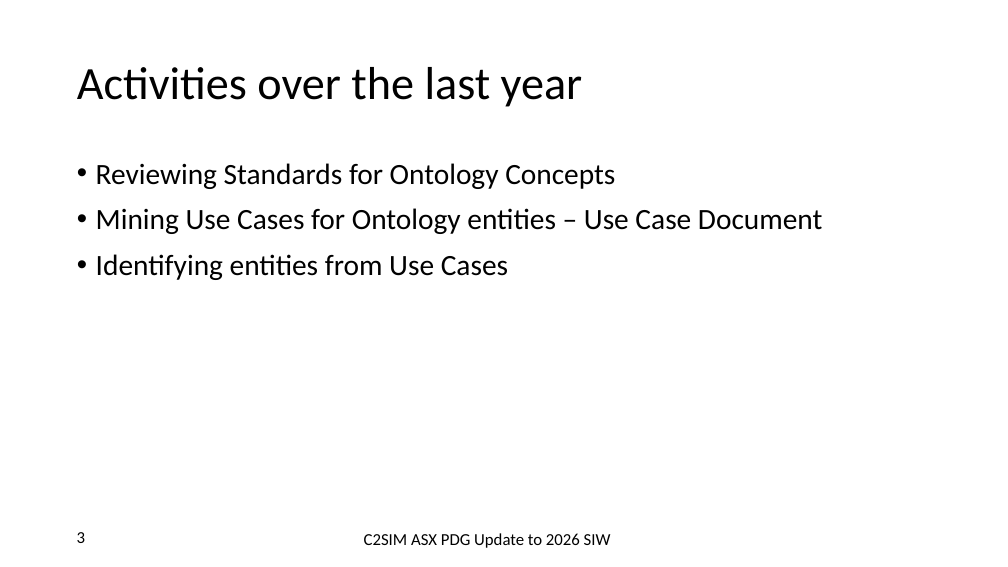
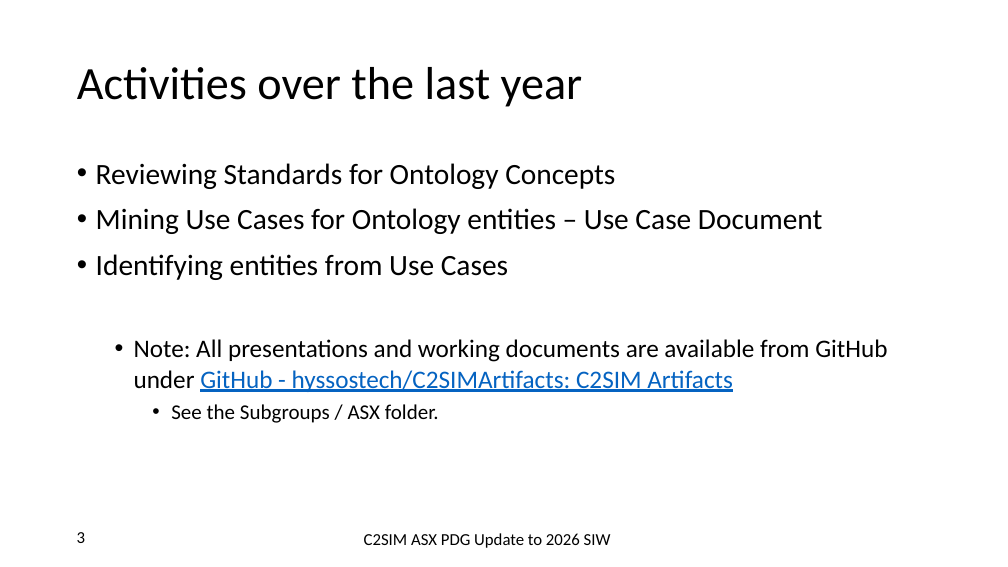
Before and after one commit to hyssostech/C2SIMArtifacts, a slide deck: slide 3 of Subgroups/ASX/Status Reporting/2026 SIW C2SIM ASX Update.pptx. Drawn at 1008x567 pixels with LibreOffice and Linux fonts; fonts in the diff are those of the drawing. Boxes give left, top, right and bottom in pixels: in the first picture for what was removed or moved away, otherwise in the second. Text is boxed around its words. In the diff, an @@ line names an element or a change of style, - is before the commit and + after.

Commit message:
Updated minor grammar issues

```diff
--- a/Subgroups/ASX/Status Reporting/2026 SIW C2SIM ASX Update.pptx
+++ b/Subgroups/ASX/Status Reporting/2026 SIW C2SIM ASX Update.pptx
@@ text at (x1=134, y1=339, x2=887, y2=423): paragraphs added @@
+  • Note: All presentations and working documents are available from GitHub under GitHub - hyssostech/C2SIMArtifacts: C2SIM Artifacts
+    • See the Subgroups / ASX folder.
```
Also in this commit, not shown: 4 other slides changed.
